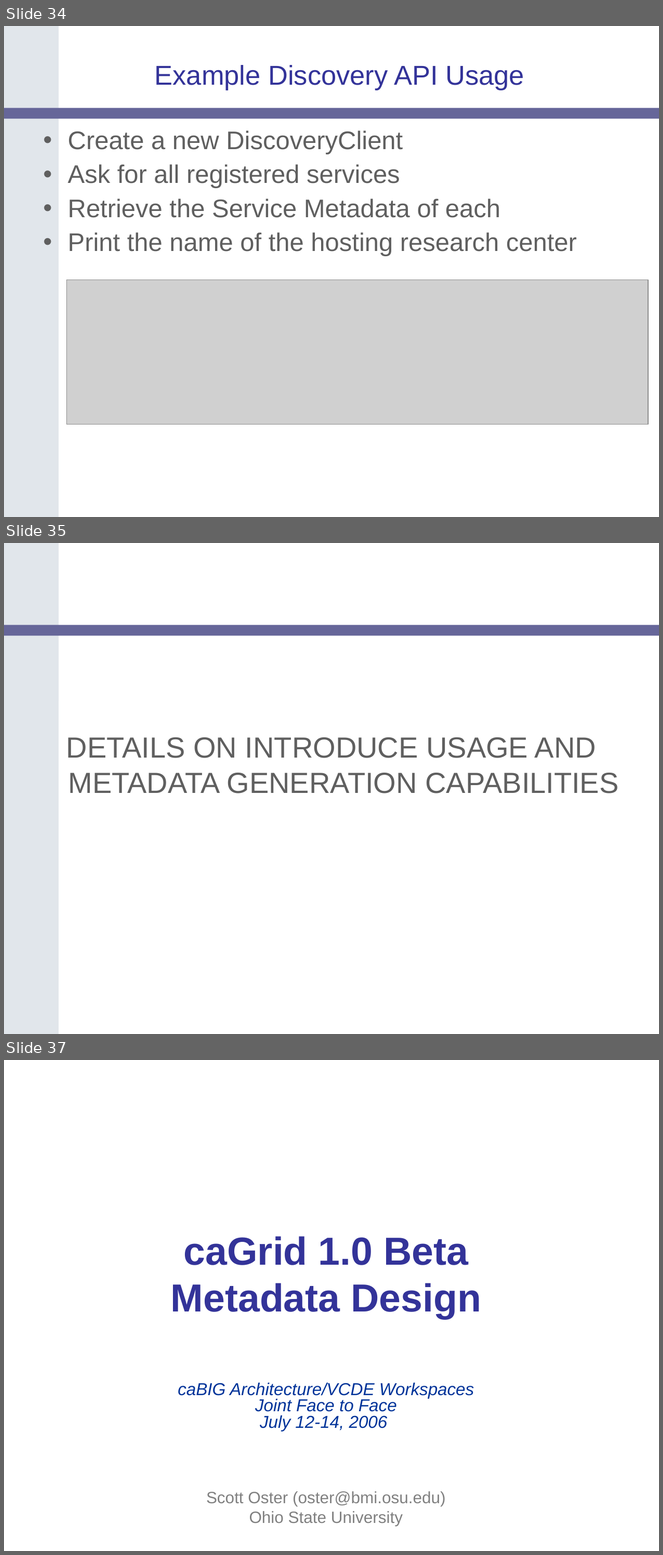
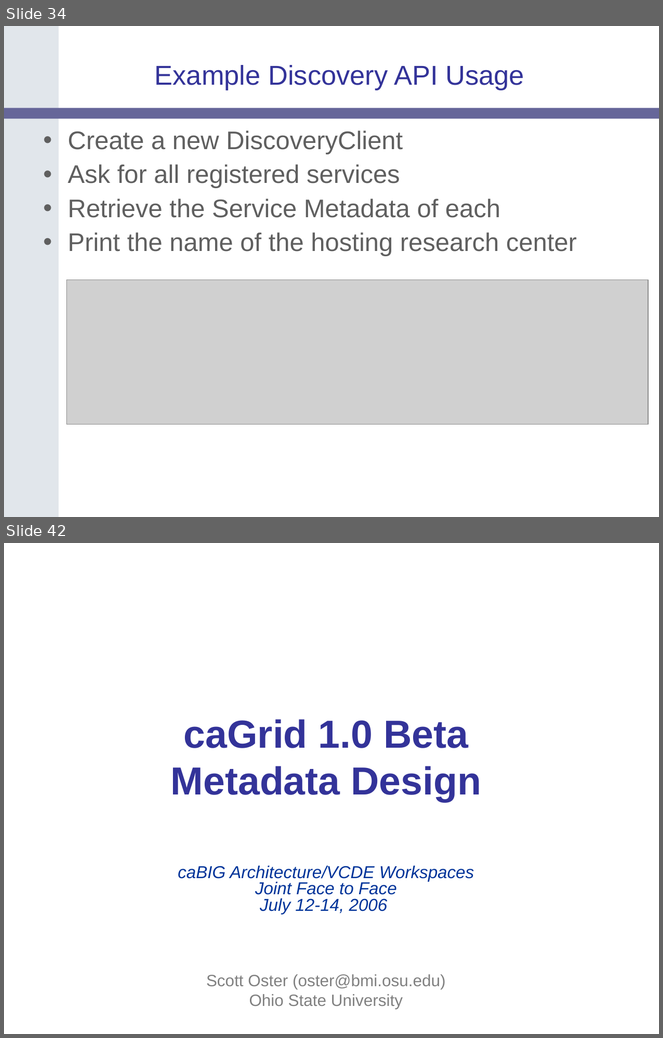
Before and after one commit to NCIP/cagrid-portal, a slide deck: cagrid-1-0/Documentation/presentations/200607_VCDE_ARCH/caGrid-1.0_Beta_Metadata.ppt. Shown one above the other, each under a label of ours: slides 34, 35 and 37 before the commit, slides 34 and 42 after it; the slides between them are not shown. The pictures are 663x1555 and 663x1038 pixels, drawn with LibreOffice and Linux fonts; fonts in the diff are those of the drawing; grey boxes stand for pictures; background and template pictures are left out. Boxes give left, top, right and bottom in pixels: in the first picture for what was removed or moved away, otherwise in the second. Text is boxed around its words. In the diff, an @@ line names an element or a change of style, - is before the commit and + after.

Commit message:
added introduce slides

```diff
--- a/cagrid-1-0/Documentation/presentations/200607_VCDE_ARCH/caGrid-1.0_Beta_Metadata.ppt
+++ b/cagrid-1-0/Documentation/presentations/200607_VCDE_ARCH/caGrid-1.0_Beta_Metadata.ppt
@@ slide 35 removed at (4,543,659,1034), background #FFFFFF; not listed: 2 template elements that a slide beside it also shows @@
@@ text removed at (66,737,619,794) @@
-DETAILS ON INTRODUCE USAGE AND METADATA GENERATION CAPABILITIES
@@ what was slide 37 is now slide 42 @@
```
Also in this commit, not shown: 4 slides changed, 7 slides added, 1 other slide removed.
